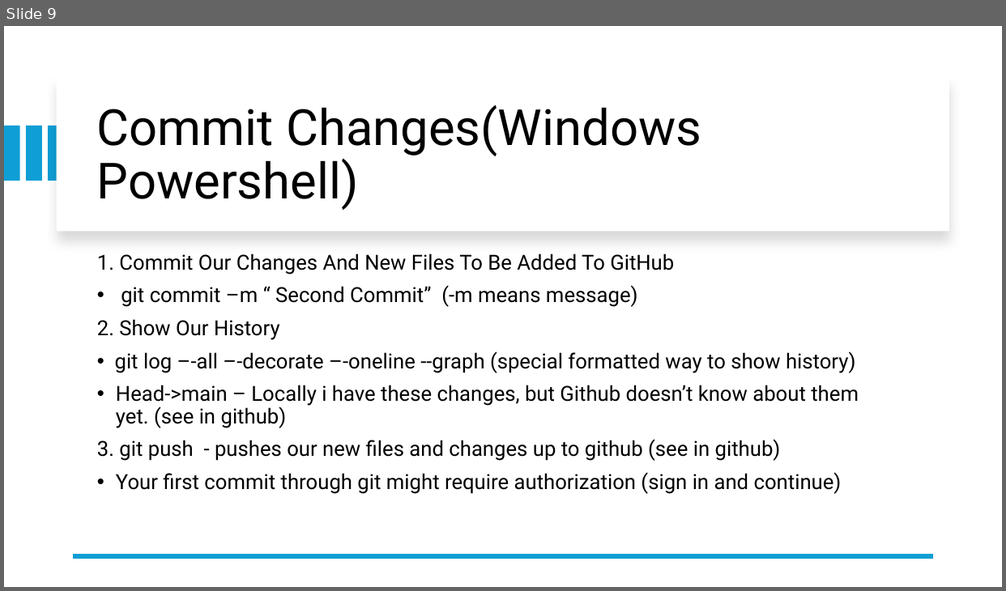
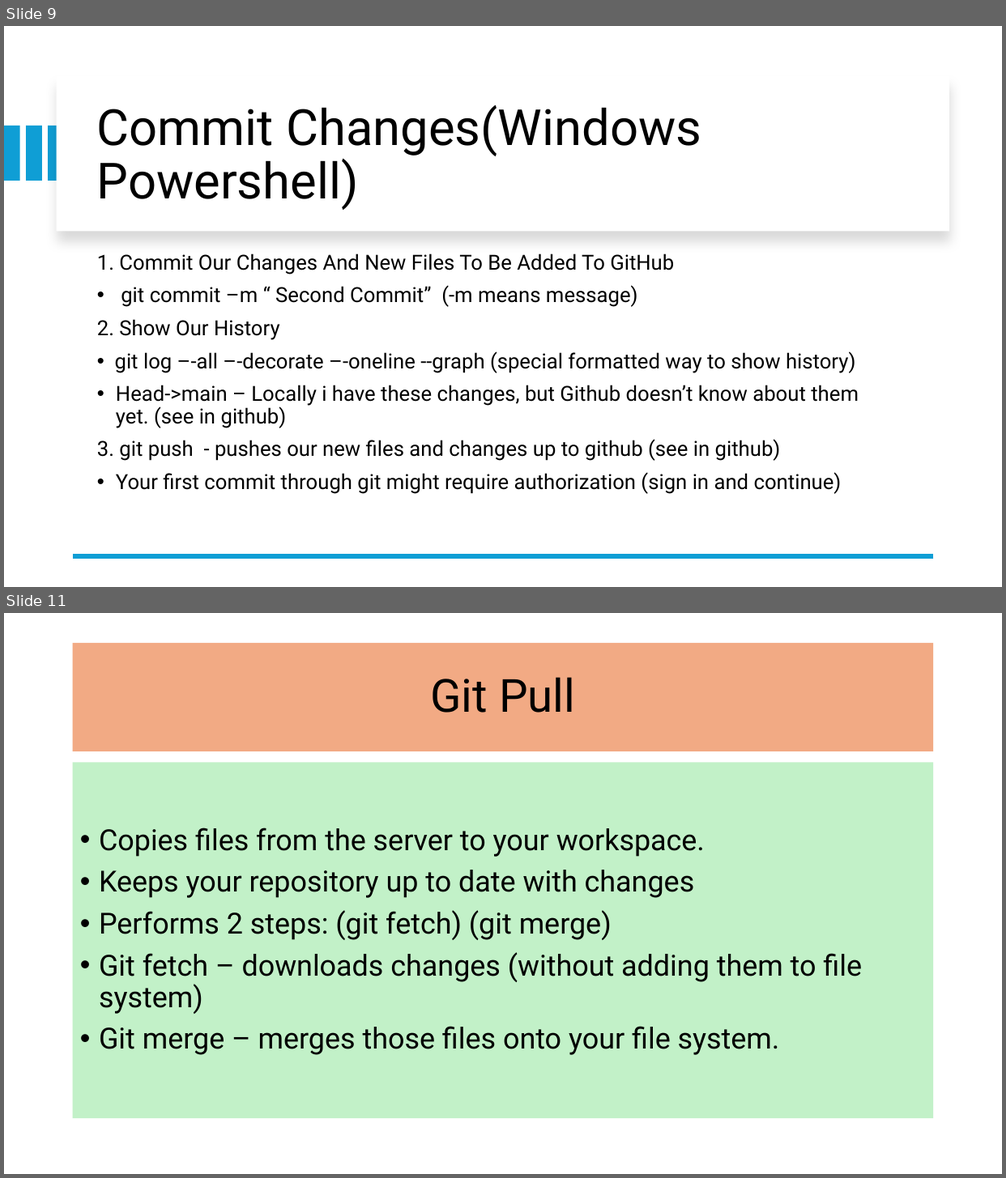
Before and after one commit to JoelAbbott/git-githubPresentation, a slide deck: GitPresentation.pptx. Shown one above the other, each under a label of ours: slide 9 before the commit, slides 9 and 11 after it; the slides between them are not shown. The pictures are 1006x591 and 1006x1178 pixels, drawn with LibreOffice and Linux fonts; fonts in the diff are those of the drawing. Boxes give left, top, right and bottom in pixels: in the first picture for what was removed or moved away, otherwise in the second. Text is boxed around its words. In the diff, an @@ line names an element or a change of style, - is before the commit and + after.

```diff
--- a/GitPresentation.pptx
+++ b/GitPresentation.pptx
@@ slide 11 added at [4, 613, 1002, 1174], background #FFFFFF @@
@@ title added at [73, 643, 934, 752], fill #F2AA84, 44 pt, text #000000 @@
+Git Pull
@@ text added at [73, 763, 934, 1119], fill #C2F1C8, 28 pt, text #000000 @@
+• Copies files from the server to your workspace.
+• Keeps your repository up to date with changes
+• Performs 2 steps: (git fetch) (git merge)
+• Git fetch – downloads changes (without adding them to file system)
+• Git merge – merges those files onto your file system.
```
Also in this commit, not shown: 1 slide changed, 1 other file.
